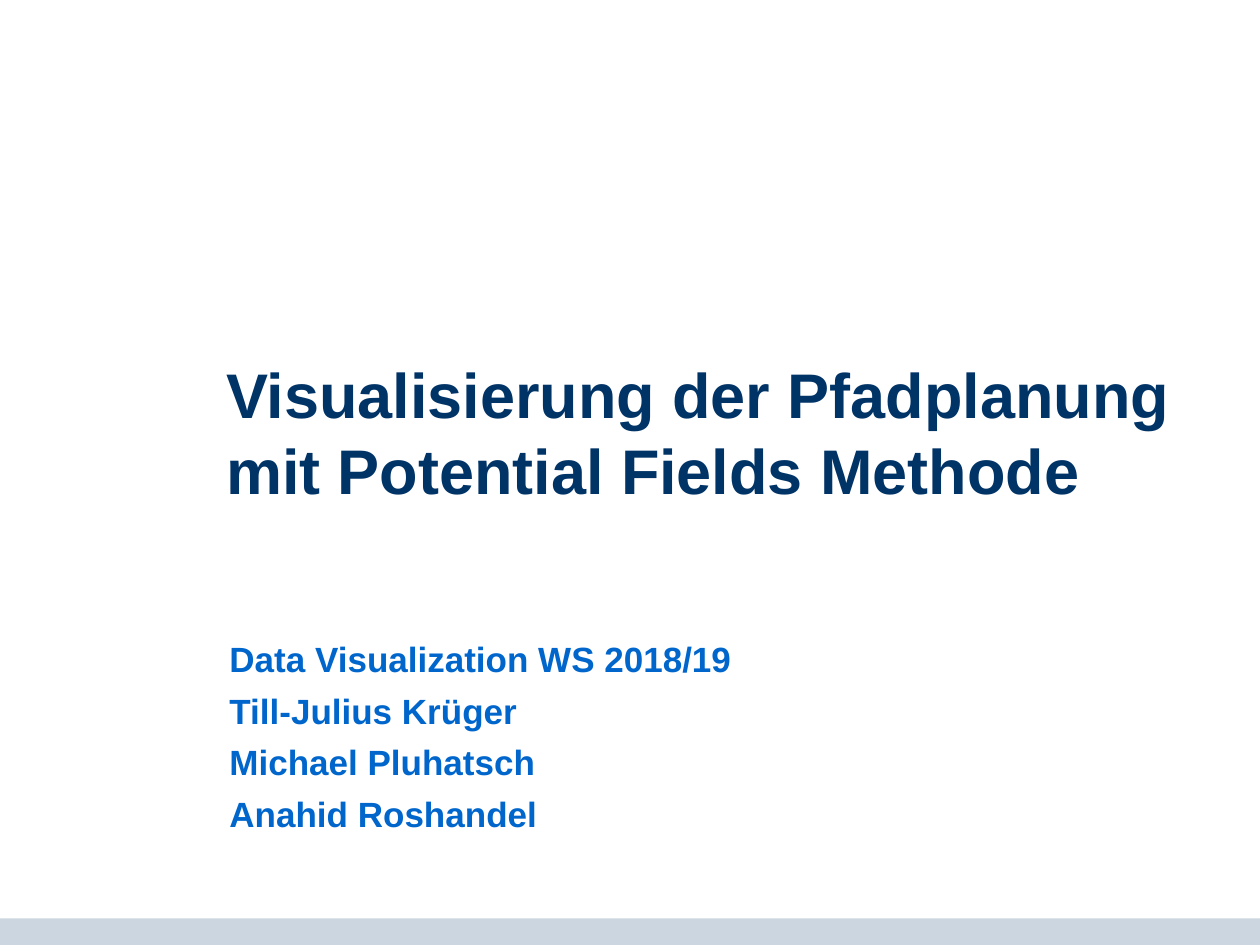
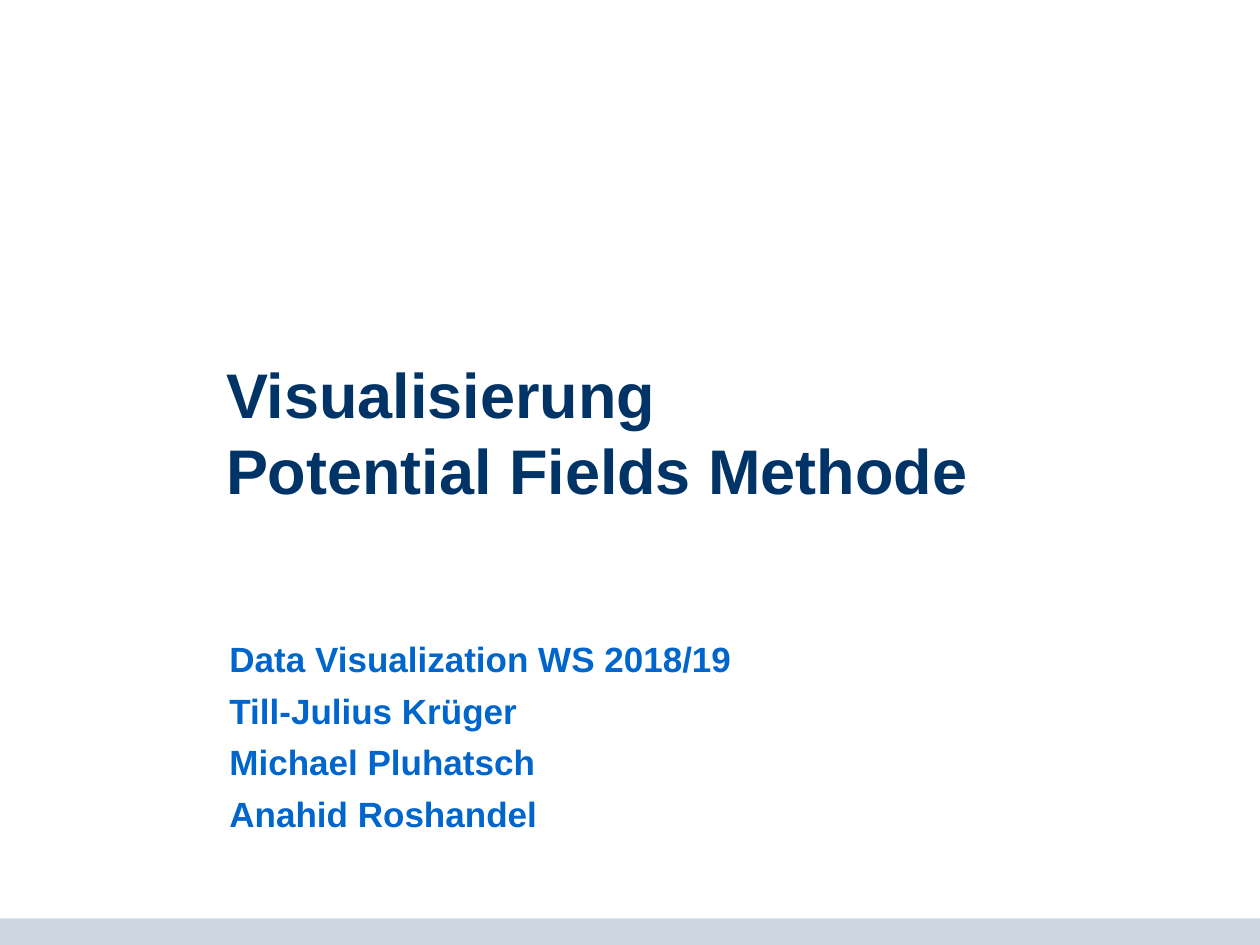
Before and after one commit to mthiop/mthiop.github.io, a slide deck: slide 1 of pres/PP_DataViz.odp. Drawn at 1260x945 pixels with LibreOffice and Linux fonts; fonts in the diff are those of the drawing; background and template pictures are left out. Boxes give left, top, right and bottom in pixels: in the first picture for what was removed or moved away, otherwise in the second. Text is boxed around its words. In the diff, an @@ line names an element or a change of style, - is before the commit and + after.

```diff
--- a/pres/PP_DataViz.odp
+++ b/pres/PP_DataViz.odp
@@ title at [226, 372, 967, 495]: text changed @@
-Visualisierung der Pfadplanung mit Potential Fields Methode
+Visualisierung
+Potential Fields Methode
```
Also in this commit, not shown: 6 other slides changed.
